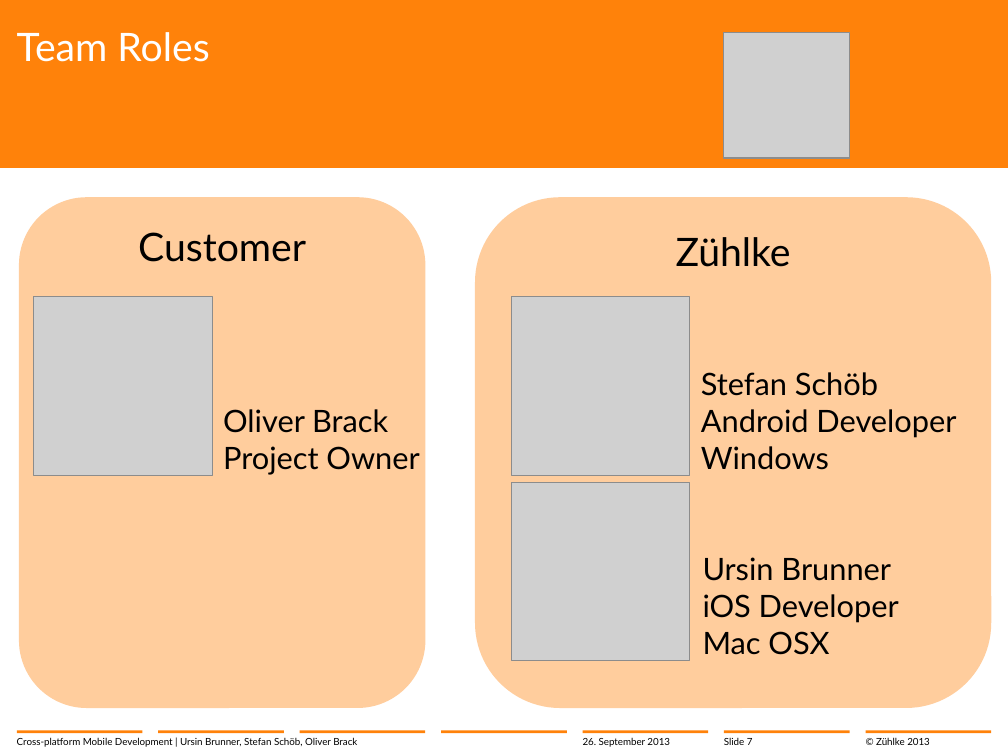
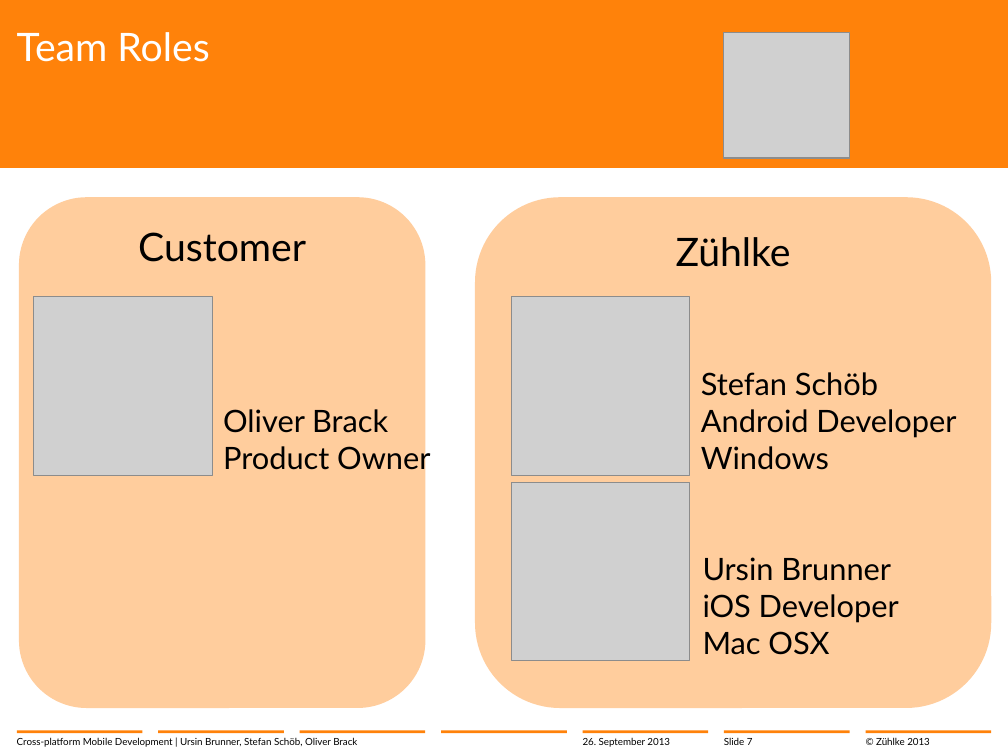
Before and after one commit to brunnurs/zxm, a slide deck: slide 7 of docs/13-09-26 Cross-platform mobile development with C#.pptx. Drawn at 1008x756 pixels with LibreOffice and Linux fonts; fonts in the diff are those of the drawing; grey boxes stand for pictures; background and template pictures are left out. Boxes give left, top, right and bottom in pixels: in the first picture for what was removed or moved away, otherwise in the second. Text is boxed around its words. In the diff, an @@ line names an element or a change of style, - is before the commit and + after.

```diff
--- a/docs/13-09-26 Cross-platform mobile development with C#.pptx
+++ b/docs/13-09-26 Cross-platform mobile development with C#.pptx
@@ text at bbox=[223, 442, 430, 475]: text changed @@
-Project Owner
+Product Owner
```
Also in this commit, not shown: 6 other slides changed.
